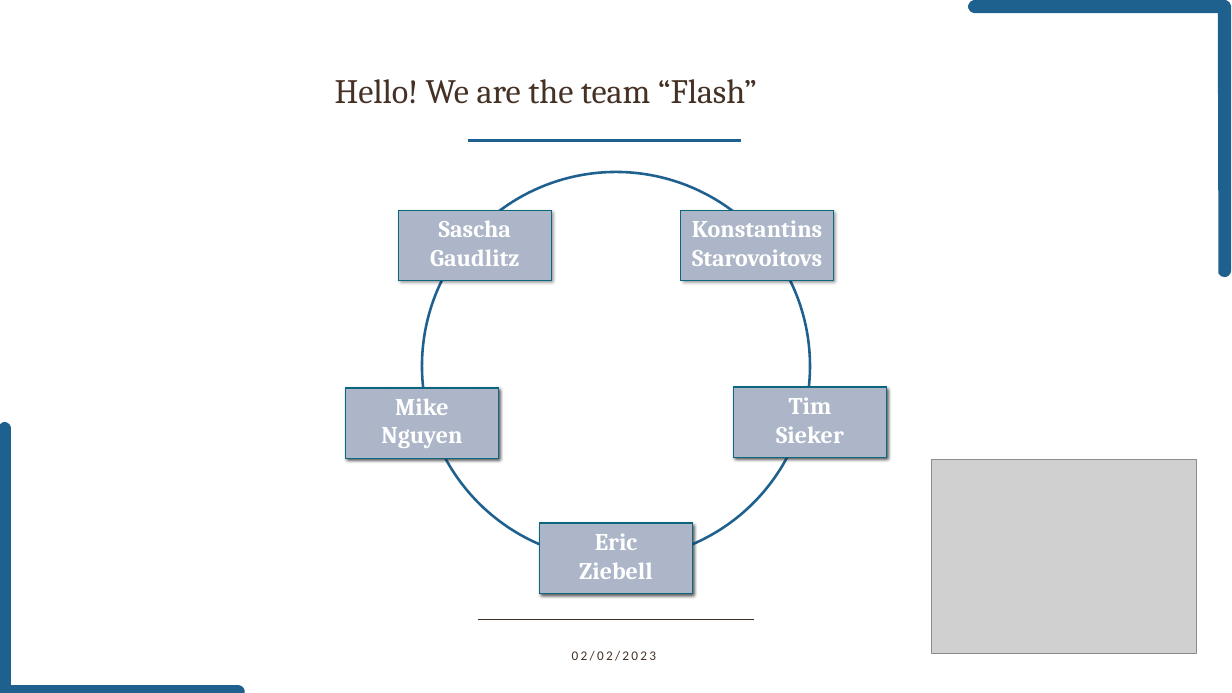
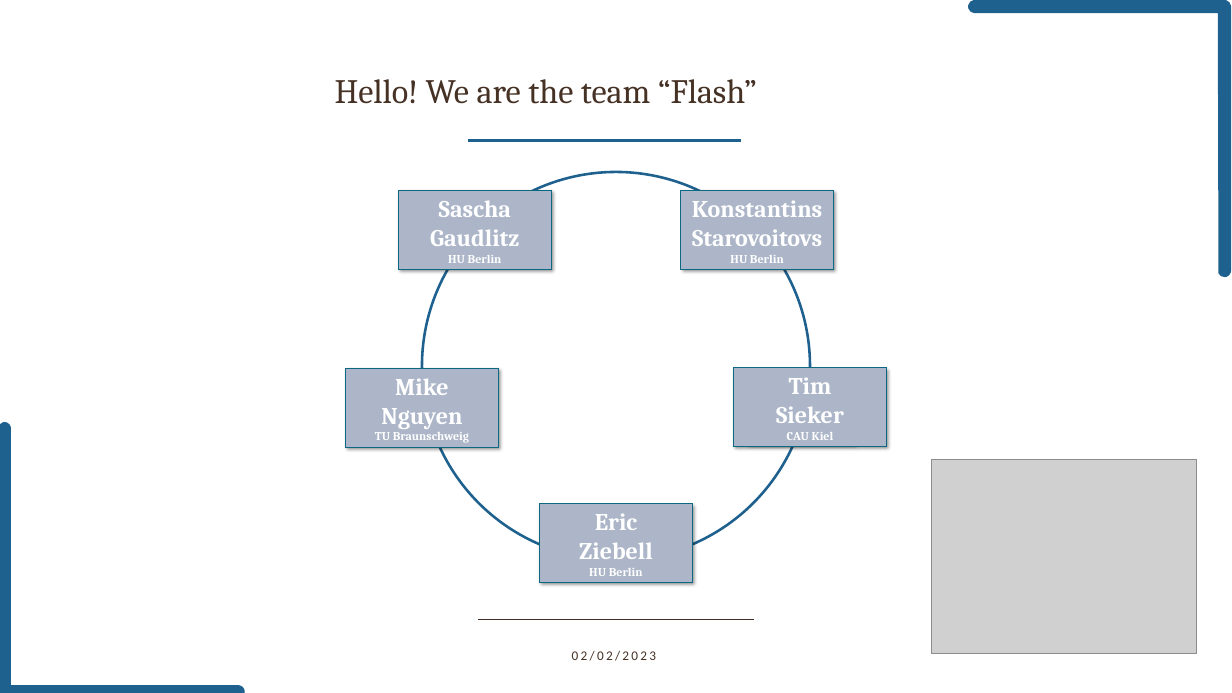
Before and after one commit to saschagaudlitz/Flash, a slide deck: slide 1 of Presentation.pptx. Drawn at 1232x693 pixels with LibreOffice and Linux fonts; fonts in the diff are those of the drawing; grey boxes stand for pictures; background and template pictures are left out. Boxes give left, top, right and bottom in pixels: in the first picture for what was removed or moved away, otherwise in the second. Text is boxed around its words. In the diff, an @@ line names an element or a change of style, - is before the commit and + after.

```diff
--- a/Presentation.pptx
+++ b/Presentation.pptx
@@ rectangle "Sascha Gaudlitz": place and size @@
-rectangle "Sascha Gaudlitz" at <box>399,210,551,280</box>
+rectangle "Sascha Gaudlitz" at <box>399,191,551,270</box>
@@ rectangle "Konstantins Starovoitovs": place and size @@
-rectangle "Konstantins Starovoitovs" at <box>681,210,833,280</box>
+rectangle "Konstantins Starovoitovs" at <box>681,191,833,270</box>
@@ text in rectangle at <box>448,255,502,263</box>: paragraph added @@
+HU Berlin
@@ text in rectangle at <box>730,255,784,263</box>: paragraph added @@
+HU Berlin
@@ rectangle "Mike": place and size @@
-rectangle "Mike" at <box>346,388,498,458</box>
+rectangle "Mike" at <box>346,368,498,447</box>
@@ rectangle removed at <box>346,387,498,458</box> @@
-Mike
-Nguyen
@@ rectangle "Tim": place and size @@
-rectangle "Tim" at <box>734,387,886,458</box>
+rectangle "Tim" at <box>734,368,886,447</box>
@@ rectangle removed at <box>734,387,886,457</box> @@
-Tim
-Sieker
@@ text in rectangle at <box>375,432,469,443</box>: paragraph added @@
+TU Braunschweig
@@ text in rectangle at <box>787,432,834,440</box>: paragraph added @@
+CAU Kiel
@@ rectangle "Eric": place and size @@
-rectangle "Eric" at <box>540,524,692,594</box>
+rectangle "Eric" at <box>540,504,692,583</box>
@@ rectangle removed at <box>540,523,692,593</box> @@
-Eric
-Ziebell
@@ text in rectangle at <box>589,568,643,576</box>: paragraph added @@
+HU Berlin
```
